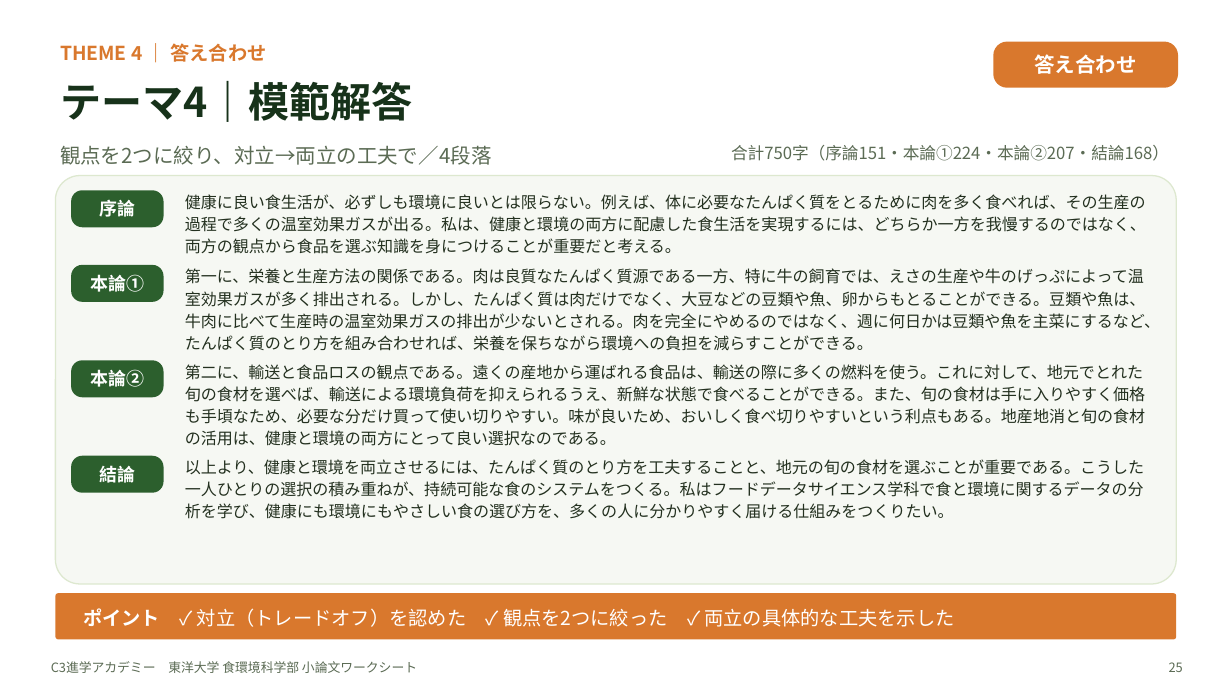
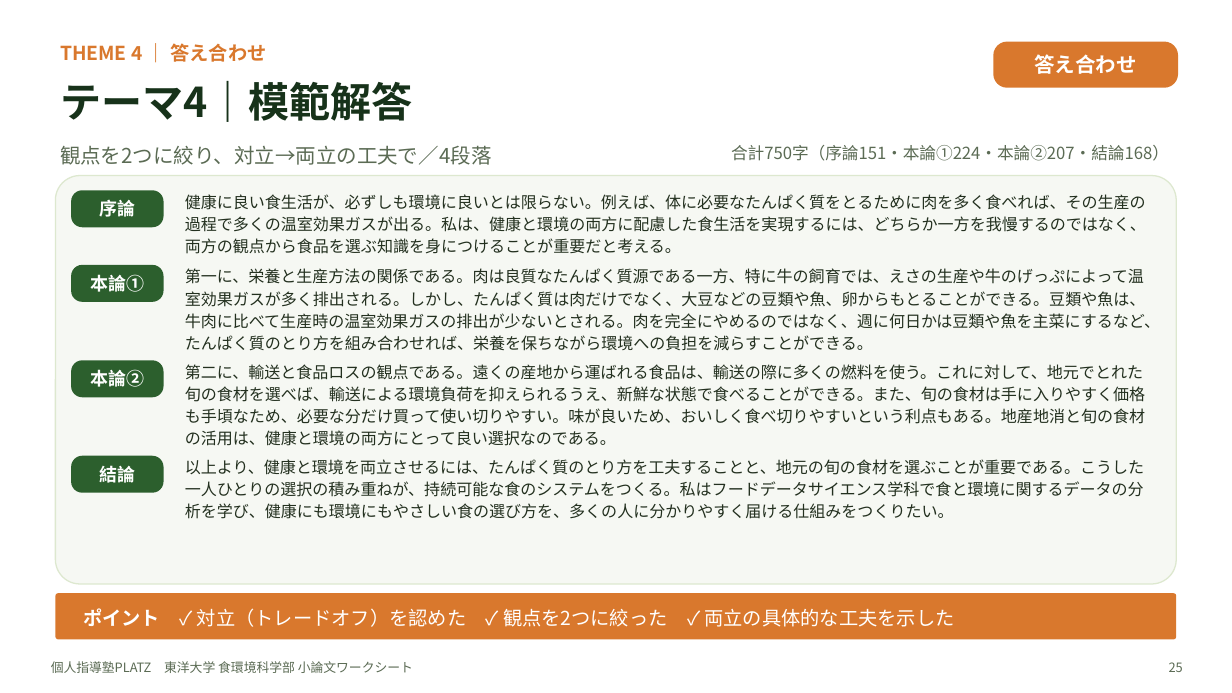
Before and after one commit to platzgod/PLATZAI-, a slide deck: slide 25 of 小論文添削（ショー）/ワークシート/東洋大学_食環境科学部_小論文ワークシート.pptx. Drawn at 1232x693 pixels with LibreOffice and Linux fonts; fonts in the diff are those of the drawing. Boxes give left, top, right and bottom in pixels: in the first picture for what was removed or moved away, otherwise in the second. Text is boxed around its words. In the diff, an @@ line names an element or a change of style, - is before the commit and + after.

```diff
--- a/小論文添削（ショー）/ワークシート/東洋大学_食環境科学部_小論文ワークシート.pptx
+++ b/小論文添削（ショー）/ワークシート/東洋大学_食環境科学部_小論文ワークシート.pptx
@@ text at (x1=51, y1=661, x2=413, y2=673): text changed @@
-C3進学アカデミー 東洋大学 食環境科学部 小論文ワークシート
+個人指導塾PLATZ 東洋大学 食環境科学部 小論文ワークシート
```
Also in this commit, not shown: 25 other slides changed, 10 other files.
